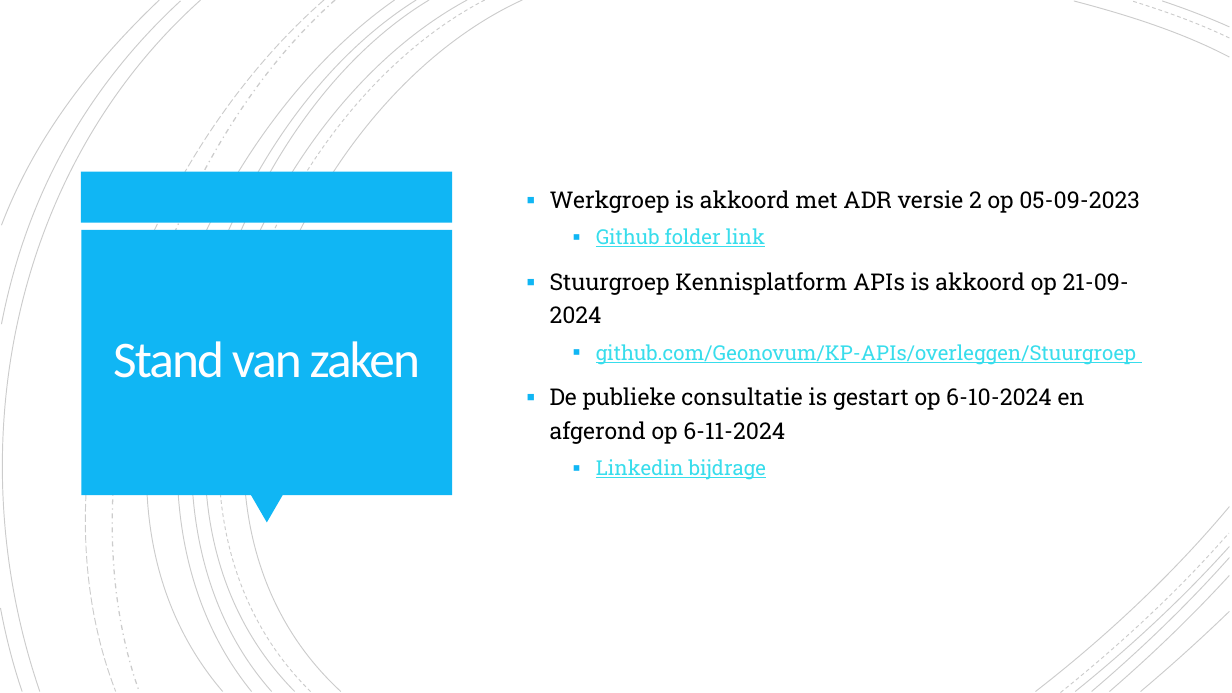
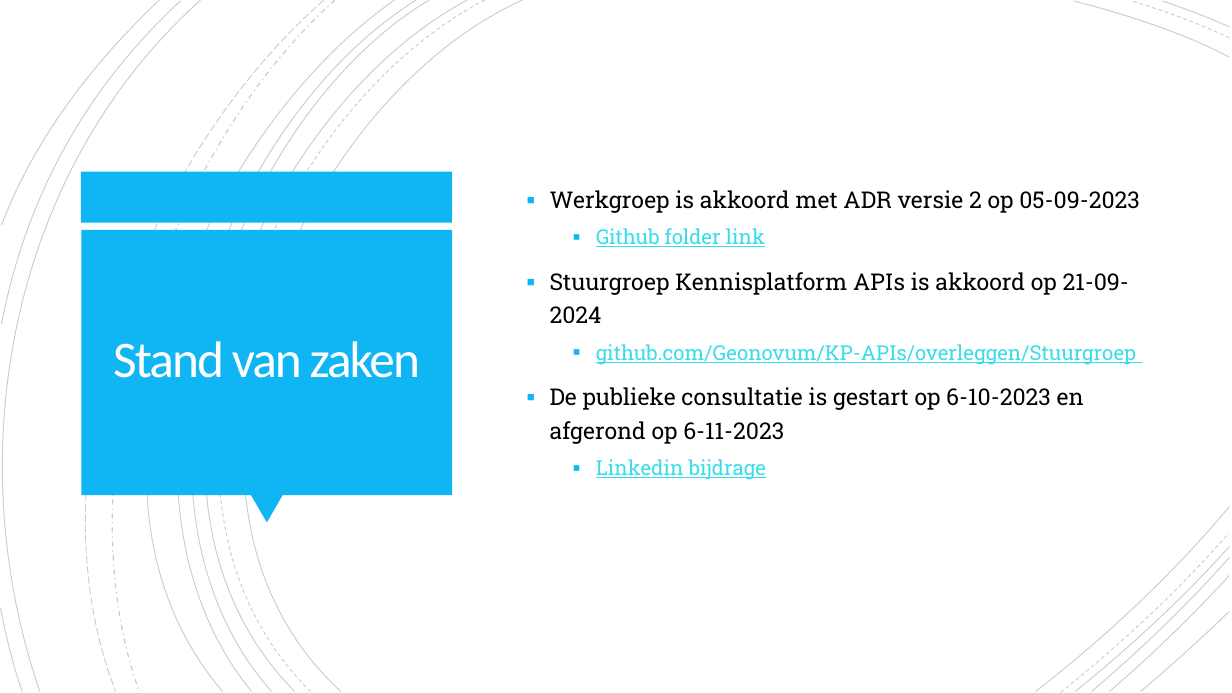
Before and after one commit to Logius-standaarden/Overleg, a slide deck: slide 3 of API/2024-04-25/Stavaza ADR2 procedures.pptx. Drawn at 1232x693 pixels with LibreOffice and Linux fonts; fonts in the diff are those of the drawing. Boxes give left, top, right and bottom in pixels: in the first picture for what was removed or moved away, otherwise in the second. Text is boxed around its words. In the diff, an @@ line names an element or a change of style, - is before the commit and + after.

```diff
--- a/API/2024-04-25/Stavaza ADR2 procedures.pptx
+++ b/API/2024-04-25/Stavaza ADR2 procedures.pptx
@@ text at (550,387,1084,444): text changed @@
-▪ De publieke consultatie is gestart op 6-10-2024 en afgerond op 6-11-2024
+▪ De publieke consultatie is gestart op 6-10-2023 en afgerond op 6-11-2023
```
Also in this commit, not shown: 2 other files.
